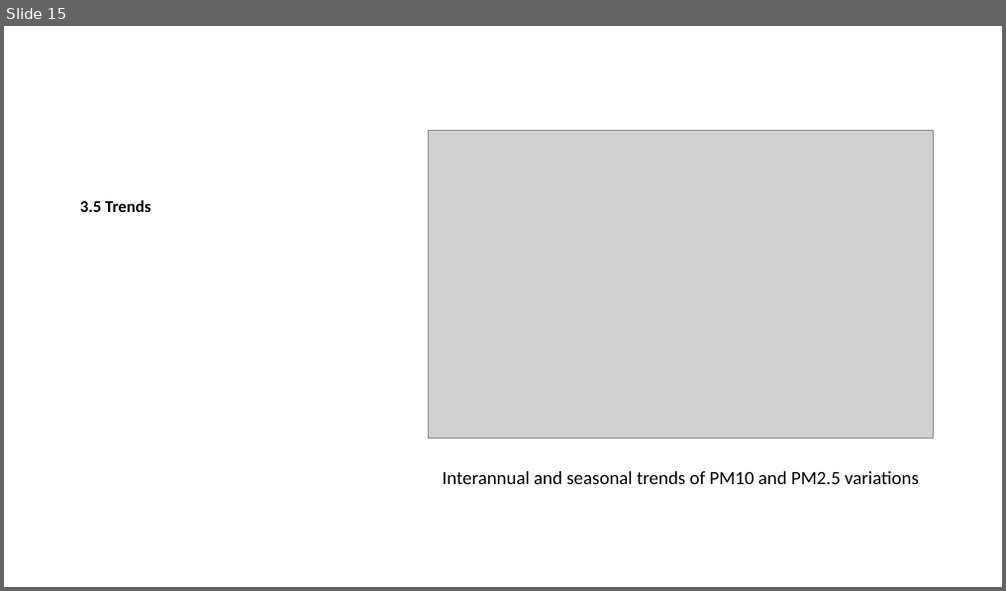
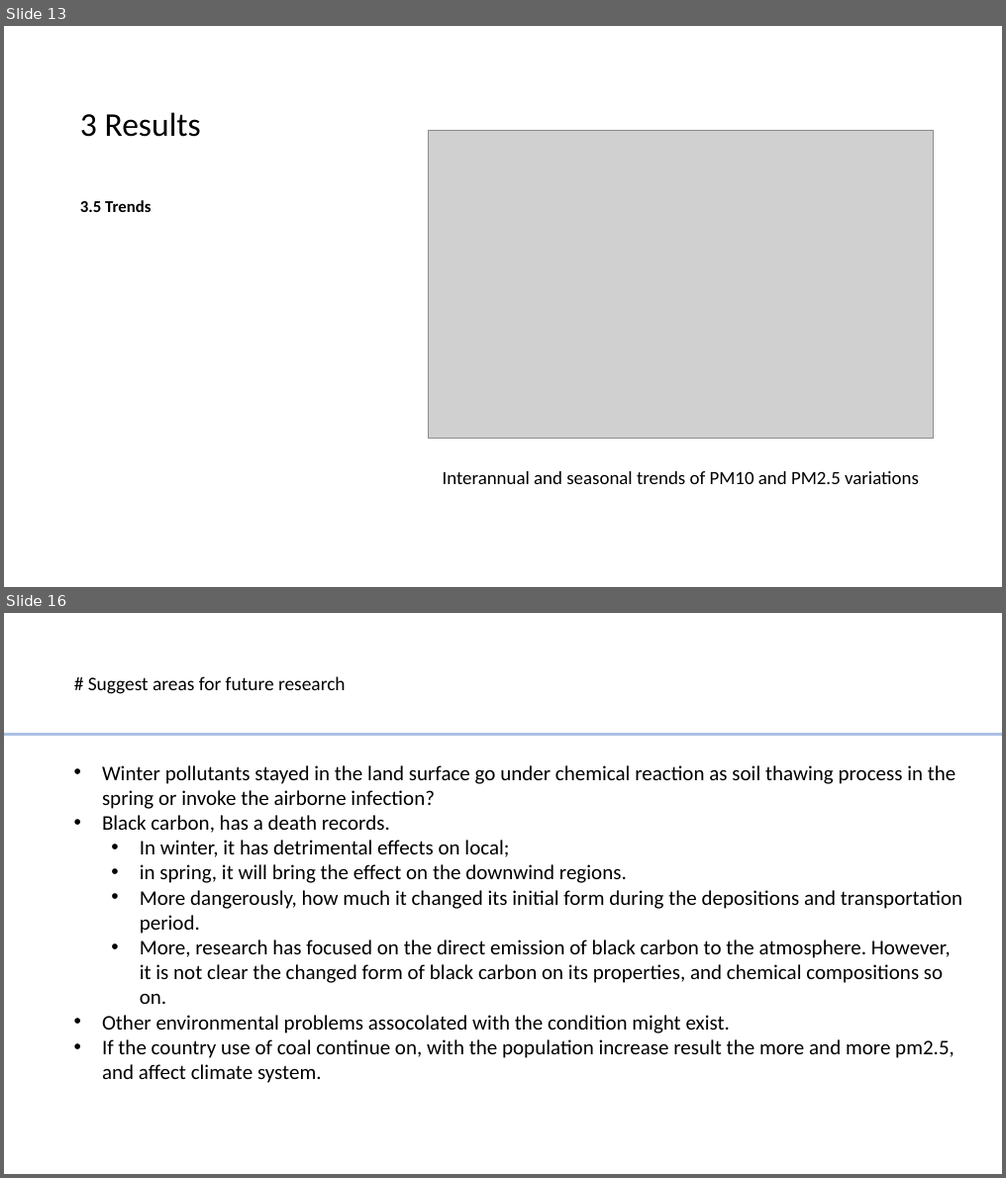
Before and after one commit to EmouAcademy/PM-manuscript, a slide deck: visuals/ppt_presentation.pptx. Shown one above the other, each under a label of ours: slide 15 before the commit, slides 13 and 16 after it; the slides between them are not shown. The pictures are 1006x591 and 1006x1178 pixels, drawn with LibreOffice and Linux fonts; fonts in the diff are those of the drawing; grey boxes stand for pictures. Boxes give left, top, right and bottom in pixels: in the first picture for what was removed or moved away, otherwise in the second. Text is boxed around its words. In the diff, an @@ line names an element or a change of style, - is before the commit and + after.

```diff
--- a/visuals/ppt_presentation.pptx
+++ b/visuals/ppt_presentation.pptx
@@ slide 16 added at box(4, 613, 1002, 1174), background #FFFFFF @@
@@ text added at box(88, 676, 346, 694), 18.5 pt, text #000000 @@
+# Suggest areas for future research
@@ line added from (1002, 735) to (4, 735), #ABC0E4 3 pt @@
@@ text added at box(102, 765, 962, 1083), 20 pt, text #000000 @@
+• Winter pollutants stayed in the land surface go under chemical reaction as soil thawing process in the spring or invoke the airborne infection?
+• Black carbon, has a death records.
+  • In winter, it has detrimental effects on local;
+  • in spring, it will bring the effect on the downwind regions.
+  • More dangerously, how much it changed its initial form during the depositions and transportation period.
+  • More, research has focused on the direct emission of black carbon to the atmosphere. However, it is not clear the changed form of black carbon on its properties, and chemical compositions so on.
+• Other environmental problems assocolated with the condition might exist.
+• If the country use of coal continue on, with the population increase result the more and more pm2.5, and affect climate system.
@@ what was slide 15 is now slide 13 @@
@@ slide 13 changed as well @@
@@ title added at box(80, 112, 201, 137), 32 pt, text #000000 @@
+3 Results
```
Also in this commit, not shown: 10 other slides changed, 5 other slides added, 5 slides removed, 23 other files.
